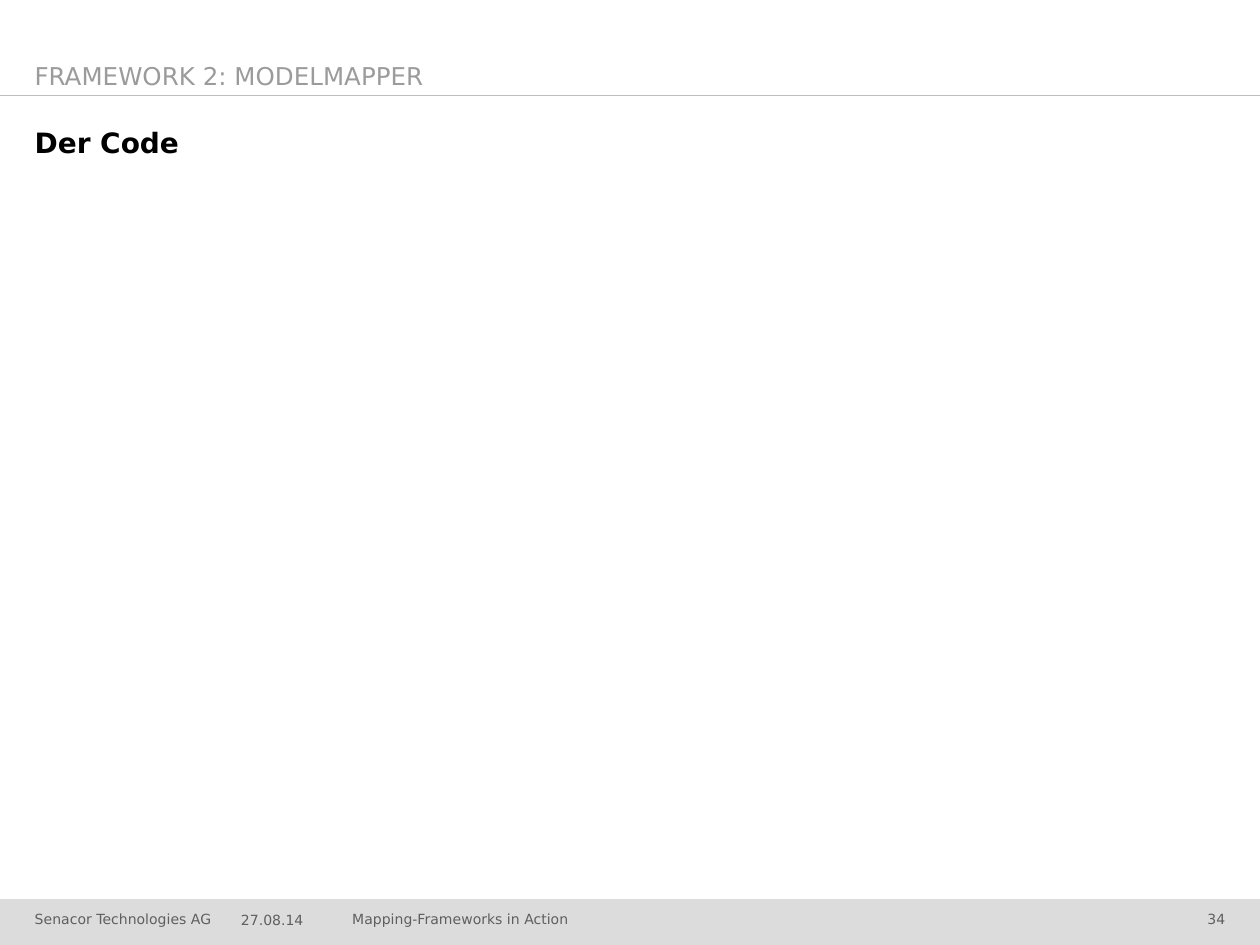
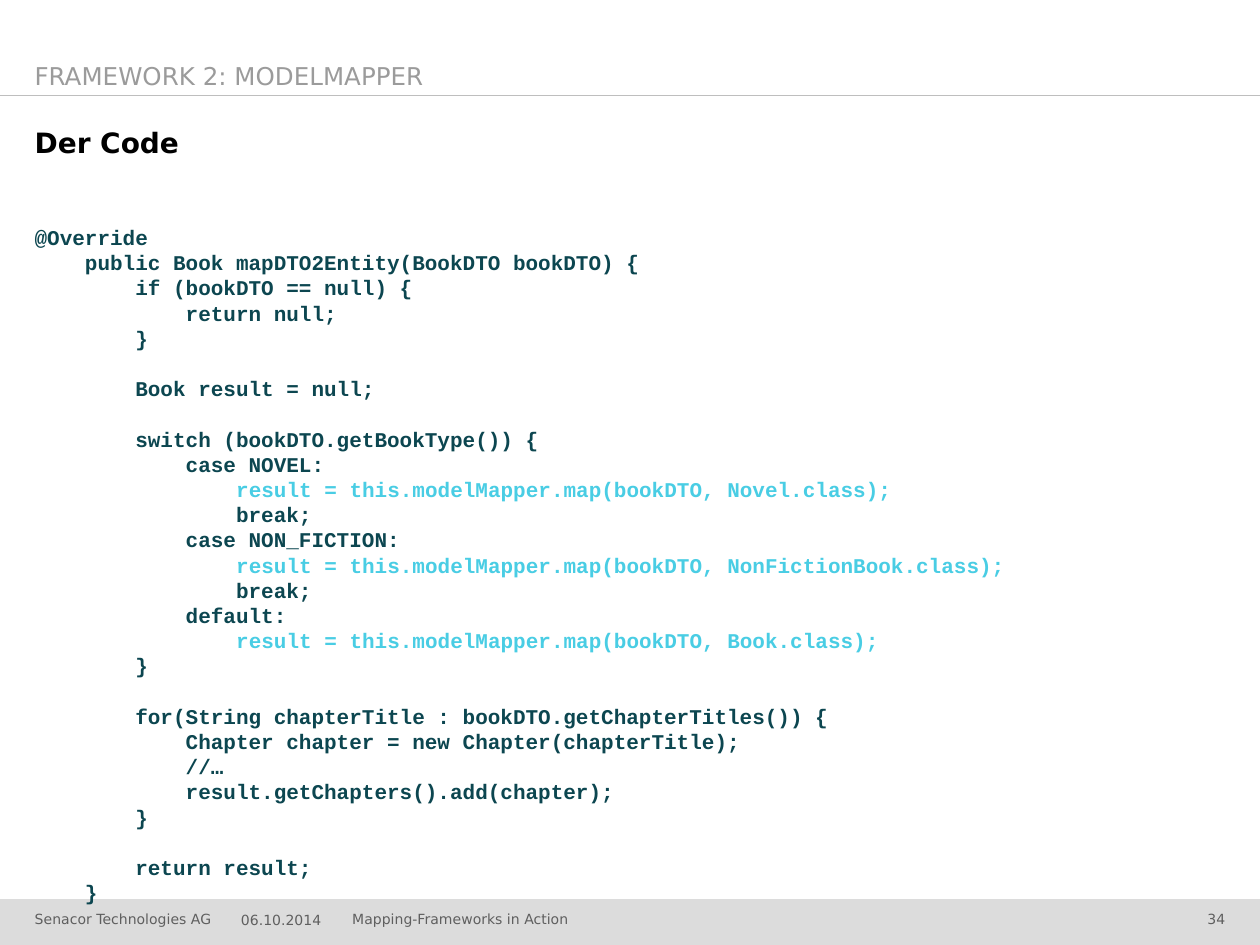
Before and after one commit to jschwalb/Mappings, a slide deck: slide 34 of presentation.pptx. Drawn at 1260x945 pixels with LibreOffice and Linux fonts; fonts in the diff are those of the drawing; background and template pictures are left out. Boxes give left, top, right and bottom in pixels: in the first picture for what was removed or moved away, otherwise in the second. Text is boxed around its words. In the diff, an @@ line names an element or a change of style, - is before the commit and + after.

```diff
--- a/presentation.pptx
+++ b/presentation.pptx
@@ text added at <box>35,230,1004,804</box>, 12 pt, text #0C4650, bold @@
+@Override
+public Book mapDTO2Entity(BookDTO bookDTO) {
+if (bookDTO == null) {
+return null;
+}
+Book result = null;
+switch (bookDTO.getBookType()) {
+case NOVEL:
+result = this.modelMapper.map(bookDTO, Novel.class);
+break;
+case NON_FICTION:
+result = this.modelMapper.map(bookDTO, NonFictionBook.class);
+break;
+default:
+result = this.modelMapper.map(bookDTO, Book.class);
+}
+for(String chapterTitle : bookDTO.getChapterTitles()) {
+Chapter chapter = new Chapter(chapterTitle);
+//…
+result.getChapters().add(chapter);
+}
+return result;
+}
@@ text at <box>241,914,321,925</box>: text changed @@
-27.08.14
+06.10.2014
```
Also in this commit, not shown: 48 other slides changed, 10 other files.
